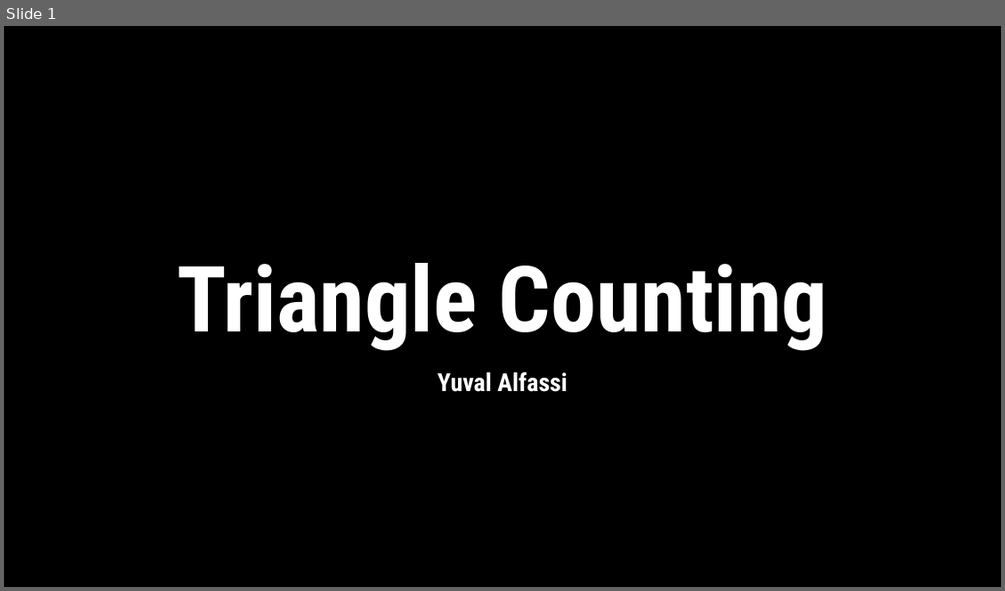
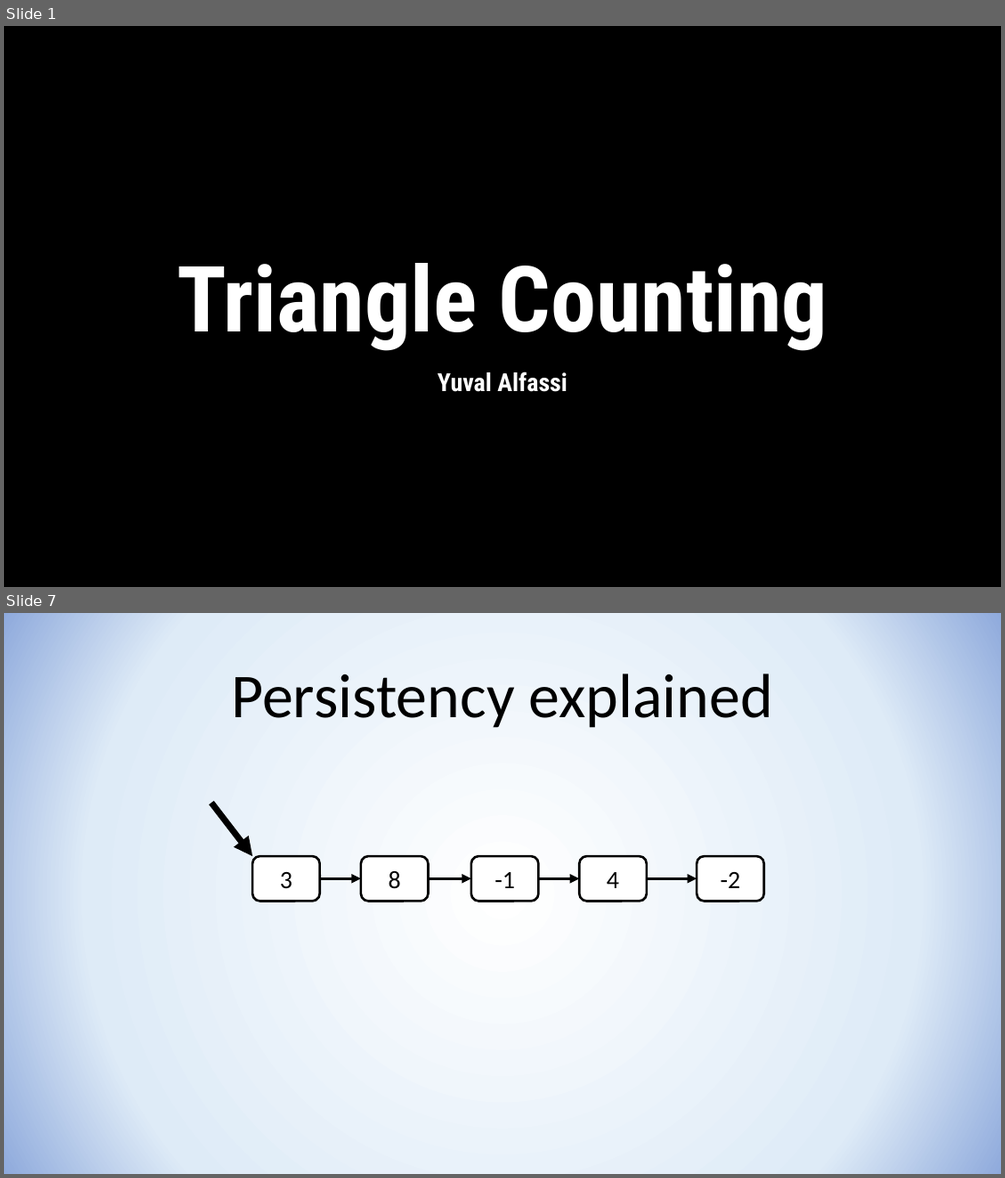
Before and after one commit to YuvalAlf/Triangles-Counting, a slide deck: Triangle Counting Results.pptx. Shown one above the other, each under a label of ours: slide 1 before the commit, slides 1 and 7 after it; the slides between them are not shown. The pictures are 1005x591 and 1005x1178 pixels, drawn with LibreOffice and Linux fonts; fonts in the diff are those of the drawing; background and template pictures are left out. Boxes give left, top, right and bottom in pixels: in the first picture for what was removed or moved away, otherwise in the second. Text is boxed around its words. In the diff, an @@ line names an element or a change of style, - is before the commit and + after.

```diff
--- a/Triangle Counting Results.pptx
+++ b/Triangle Counting Results.pptx
@@ slide 7 added at (x1=4, y1=613, x2=1001, y2=1174), background gradient #FFFFFF to #DEEBF7 to #8FAADC @@
@@ title added at (x1=231, y1=674, x2=773, y2=728), 60 pt, text #000000 @@
+Persistency explained
@@ arrow added from (211, 803) to (252, 856), #000000 6 pt @@
@@ rounded rectangle added at (x1=252, y1=856, x2=320, y2=900), fill #FFFFFF, outline #000000 2.25 pt, 24 pt, text #000000 @@
+3
@@ arrow added from (320, 878) to (361, 878), #000000 3 pt @@
@@ rounded rectangle added at (x1=361, y1=856, x2=428, y2=900), fill #FFFFFF, outline #000000 2.25 pt, 24 pt, text #000000 @@
+8
@@ arrow added from (428, 878) to (471, 878), #000000 3 pt @@
@@ rounded rectangle added at (x1=471, y1=856, x2=539, y2=900), fill #FFFFFF, outline #000000 2.25 pt, 24 pt, text #000000 @@
+-1
@@ arrow added from (539, 878) to (579, 878), #000000 3 pt @@
@@ rounded rectangle added at (x1=579, y1=856, x2=647, y2=900), fill #FFFFFF, outline #000000 2.25 pt, 24 pt, text #000000 @@
+4
@@ arrow added from (647, 878) to (696, 878), #000000 3 pt @@
@@ rounded rectangle added at (x1=696, y1=856, x2=764, y2=900), fill #FFFFFF, outline #000000 2.25 pt, 24 pt, text #000000 @@
+-2
```
Also in this commit, not shown: 4 slides changed, 12 other slides added, 2 slides removed, 1 other file.
